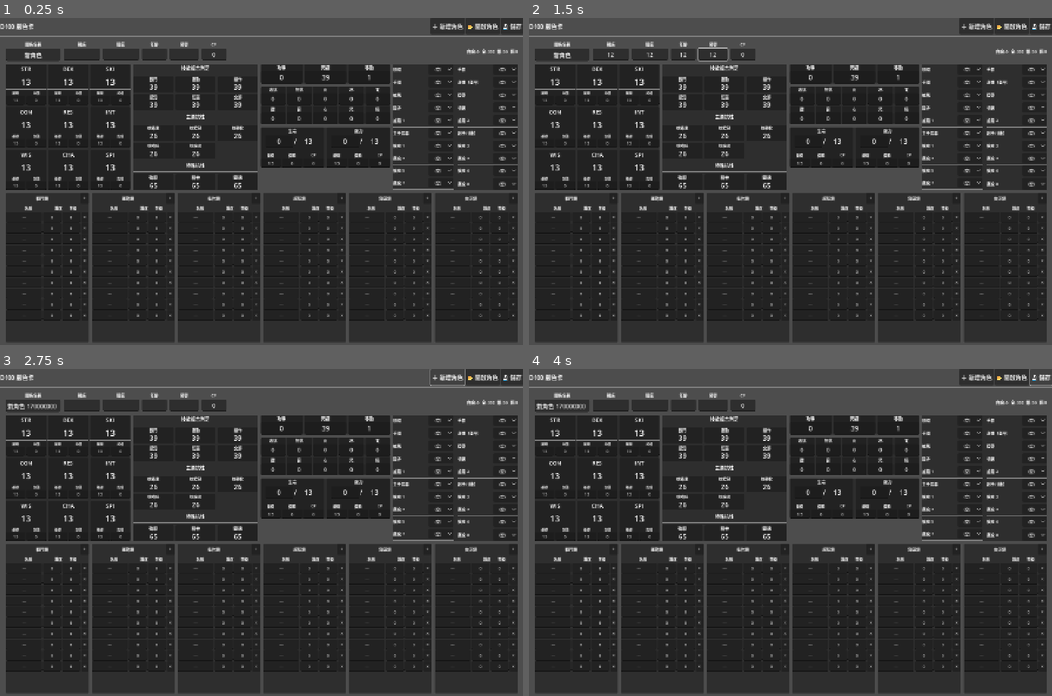
Above: before the commit, frames 1-4 (two rows, left to right).
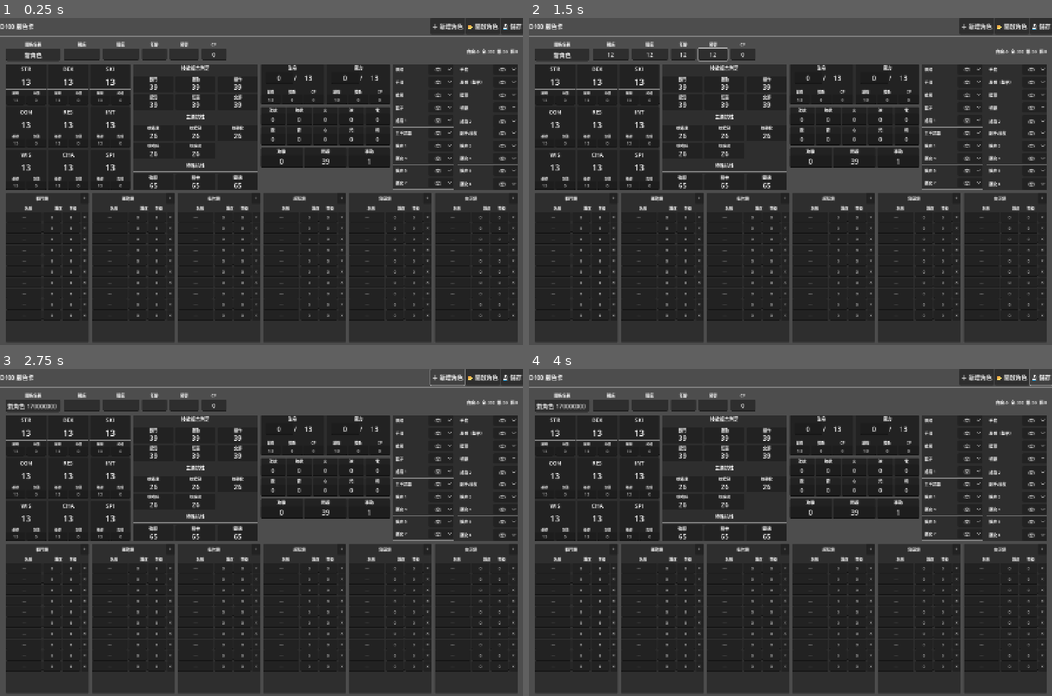
Above: after the commit, the same moments.

Repository: imo-ininder/trpg-sheet
Game: Godot game, scene res://scenes/MainScene.tscn
The game is run twice, just before and just after one commit, with the same random seed, the same clock (stepped at 60 frames per second) and the same inputs.
Inputs (mouse positions are in pixels of both pictures, inside the frame that each line leads up to):
- Up to frame 1 (0.25 s): no input
- Up to frame 2 (1.5 s): click (612, 53) at 0.52 s; type "12" at 0.6 s; click (649, 53) at 0.75 s; type "12" at 0.83 s; click (680, 53) at 0.98 s; type "12" at 1.07 s; click (712, 53) at 1.27 s; type "12" at 1.35 s
- Up to frame 3 (2.75 s): click "＋ 新增角色" at 2 s
- Up to frame 4 (4 s): click "📂 開啟角色" at 2.75 s; click "💾 儲存" at 3.5 s

The runs differ from the first frame. In frame 1, 2.4% of the frame differs, in the area x 50-99%, y 14-52%; in frame 2, 2.4%; in frame 3, 2.4%; in frame 4, 2.4%.

Commit message:
fix skill row and item box

Diff:
--- a/scripts/CharacterSheet.gd
+++ b/scripts/CharacterSheet.gd
@@ -134,14 +134,14 @@
 	_build_resists_section(col2)
 	_build_soul_stats_section(col2)
 
-	# 欄 3：戰鬥數值 + 物理/元素抗性 + HP/MP
+	# 欄 3：HP/MP + 物理/元素抗性 + 戰鬥數值
 	var col3 = VBoxContainer.new()
 	col3.add_theme_constant_override("separation", 8)
 	col3.size_flags_horizontal = Control.SIZE_EXPAND_FILL
 	hbox.add_child(col3)
+	_build_resources(col3)
+	_build_phys_elem_resist(col3)
 	_build_combat(col3)
-	_build_phys_elem_resist(col3)
-	_build_resources(col3)
 
 	# 欄 4：裝備（2 欄 × 10 行）
 	var col4 = _make_panel()
@@ -705,9 +705,9 @@
 		hbox.size_flags_vertical = Control.SIZE_EXPAND_FILL
 		item_vb.add_child(hbox)
 
-		# 槽位名稱（左側，更大）
+		# 槽位名稱（左側，更大，加左側 margin）
 		var lbl = Label.new()
-		lbl.text = slot
+		lbl.text = "  " + slot  # 加兩個空格作為左側 margin
 		lbl.vertical_alignment = VERTICAL_ALIGNMENT_CENTER
 		lbl.add_theme_font_size_override("font_size", 11)
 		lbl.custom_minimum_size.x = 90
@@ -723,8 +723,10 @@
 		_equip_inputs[slot] = opt
 		hbox.add_child(opt)
 
-		# 分隔線（不是最後一個才加）
-		if i < all_slots.size() - 1:
+		# 分隔線（不是最後兩個才加，因為是 2 欄排列）
+		# 每欄有 10 行，所以索引 9 和 19 是每欄的最後一個，不加線
+		var col_idx = i % 10  # 在該欄的索引
+		if col_idx < 9:  # 不是該欄的最後一個
 			var sep = HSeparator.new()
 			item_vb.add_child(sep)
 
